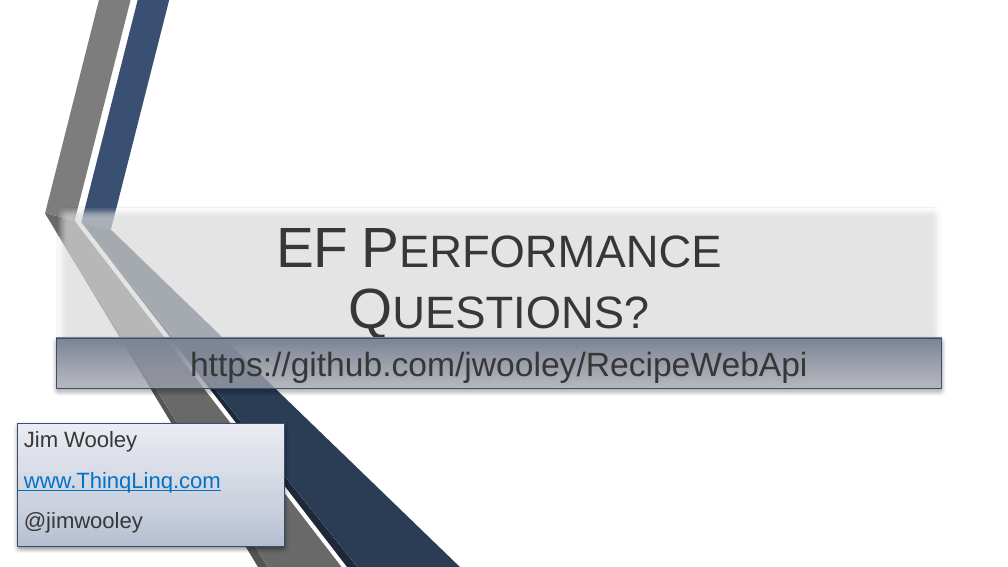
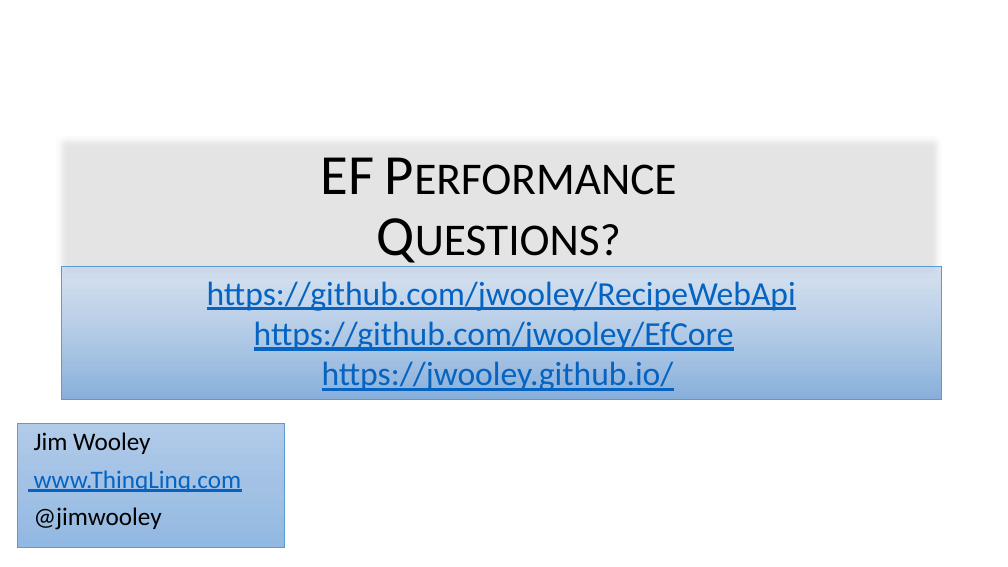
Before and after one commit to jwooley/RecipeWebApi, a slide deck: slide 20 of EFPerf.pptx (slide 14 before the commit). Drawn at 1008x567 pixels with LibreOffice and Linux fonts; fonts in the diff are those of the drawing; background and template pictures are left out. Boxes give left, top, right and bottom in pixels: in the first picture for what was removed or moved away, otherwise in the second. Text is boxed around its words. In the diff, an @@ line names an element or a change of style, - is before the commit and + after.

Commit message:
Adding EF Core parts to slide deck.

```diff
--- a/EFPerf.pptx
+++ b/EFPerf.pptx
@@ title "EF Performance Questions?": place and size @@
-title "EF Performance Questions?" at [56,207,941,350]
+title "EF Performance Questions?" at [56,135,941,278]
@@ title "EF Performance Questions?" at [56,135,941,278]: font Arial to Calibri, text colour #373737 to #000000; outline #374E71 0.75 pt to #5B9BD5 0.5 pt @@
@@ group removed at [45,0,460,567]: 6 freeform shapes @@
@@ rectangle "https://github.com/jwooley/RecipeWebApi": place and size @@
-rectangle "https://github.com/jwooley/RecipeWebApi" at [56,338,941,388]
+rectangle "https://github.com/jwooley/RecipeWebApi" at [61,267,940,399]
@@ rectangle "https://github.com/jwooley/RecipeWebApi" at [61,267,940,399]: fill gradient #B7BAC2 to #7B8495 to gradient #C2D4EB to #89B0DC; outline #374E71 0.75 pt to #5B9BD5 0.5 pt; shadow off @@
@@ text in rectangle at [207,281,796,311]: font Arial to Calibri, text colour #373737 to #0563C1, underline on in "https://github.com/jwooley/RecipeWebApi" @@
@@ text in rectangle at [254,321,734,391]: paragraphs added @@
+https://github.com/jwooley/EfCore
+https://jwooley.github.io/
@@ subtitle "Jim Wooley" at [18,423,285,546]: size 15.8 to 18 pt, font Arial to Calibri; text colour #373737 to #000000 in "Jim Wooley", "@jimwooley"; text colour #0072C8 to #0563C1 in "www.ThinqLinq.com"; less space between paragraphs; fill gradient #B6BED3 to #CCD2DF to #EBEEF3 to gradient #B1CBE9 to #A3C1E5 to #93B9E4; outline #374E71 0.75 pt to #5B9BD5 0.5 pt; shadow off @@
```
Also in this commit, not shown: 13 other slides changed, 6 slides added, 1 slide removed.
